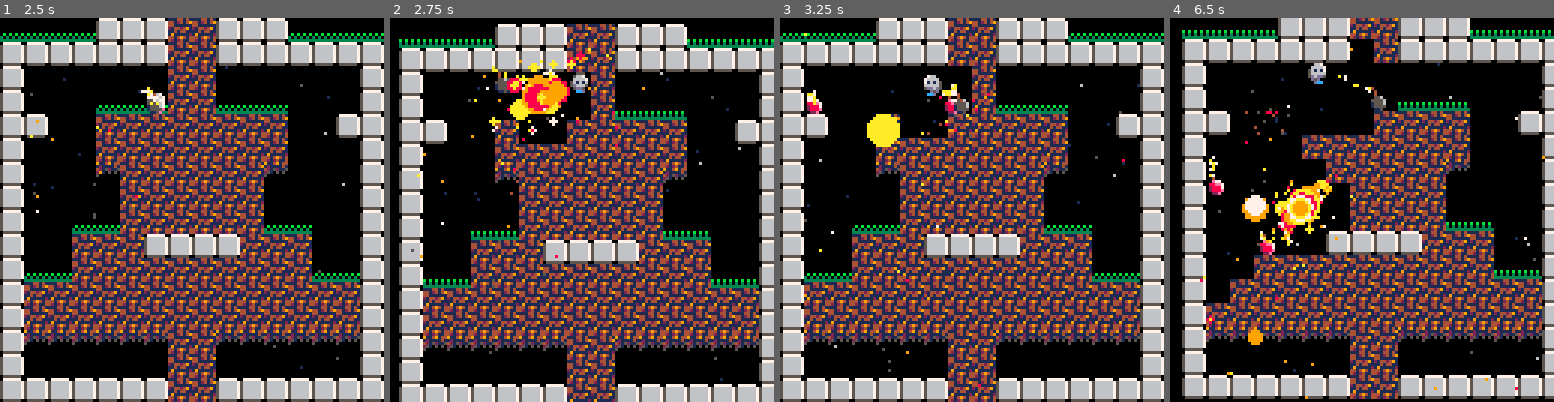
Above: before the commit, frames 1-4 (left to right).
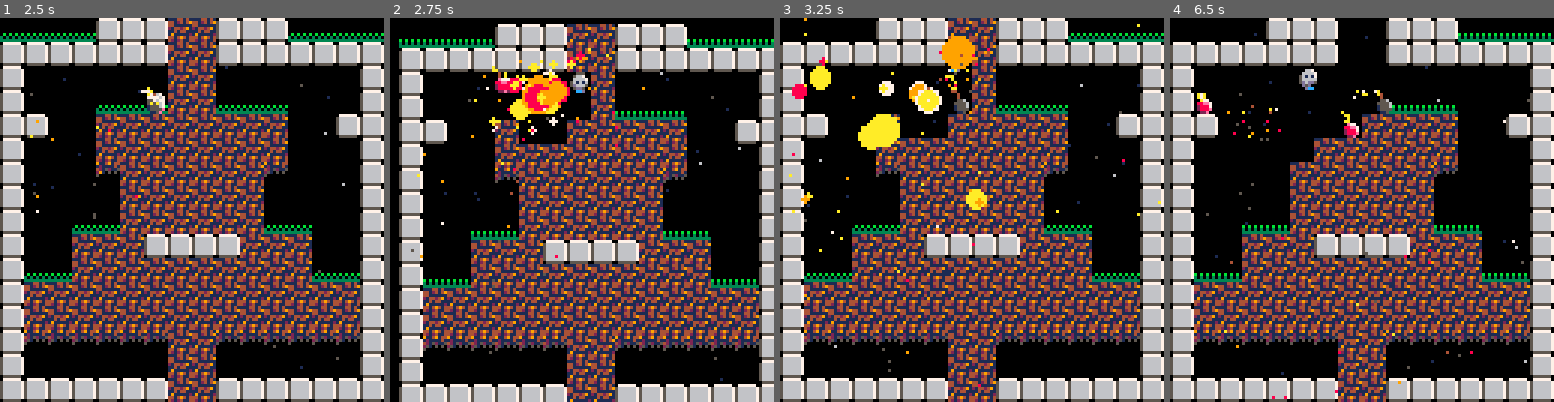
Above: after the commit, the same moments.

Repository: lkingsford/pico8-projects
Game: PICO-8 cartridge plat1.p8
Same seed, same stepped clock (60 frames per second), same inputs: the game is played once before the commit and once after it.
Inputs:
- Up to frame 1 (2.5 s): tap X (X key) at 0.33, 1.07, 1.85 s; tap O (Z key) at 0.7, 1.7, 2.1 s; hold Right 1.6-2.1 s; hold Up 2.15-2.42 s; hold Right from 2.47 s (still down)
- Up to frame 2 (2.75 s): keep holding Right; tap O (Z key) at 2.5 s
- Up to frame 3 (3.25 s): tap O (Z key) at 2.9 s; tap X (X key) at 2.97 s; release Right at 3.03 s; hold Left from 3.08 s (still down)
- Up to frame 4 (6.5 s): tap O (Z key) every 0.4 s from 3.3 to 6.1 s; release Left at 3.58 s; hold Down 3.63-3.97 s; hold Right 4.02-4.68 s; tap X (X key) at 4.08, 5.2, 6.32 s; hold Up 4.73-5.03 s; hold Left 5.08-5.68 s; hold Down 5.73-6.03 s; hold Right from 6.08 s (still down)

Frame 1 is identical in both runs. In frame 2, 0.1% of the frame differs, in the area x 27-32%, y 15-20%; in frame 3, 3.2%; in frame 4, 52%, in the area x 0-100%, y 0-100%.

Commit message:
Blow up tiny bit after bomb in front

Diff:
--- a/plat1.p8
+++ b/plat1.p8
@@ -16,6 +16,10 @@
 end
 
 function draw_back()
+	if flash then
+		rectfill(0,0,127,127,1)
+		flash = false
+	end
 	for p in all(back_part) do
 		pset(p.x, p.y, p.c)
 	end
@@ -247,6 +251,7 @@
 	b.t_per_wick = b.t/#b.wick
 	b.t_next_wick = b.t_per_wick
 	b.r = 2.5
+	b.exploded = exploded
 	add(actors, b)
 end
 
@@ -262,7 +267,6 @@
 		del(b.wick, b.wick[1])
 	end
 	if b.t <= 0 then
-		del(actors, b)
 		explode(b)
 	end
 end
@@ -277,7 +281,13 @@
 	end
 end
 
+function exploded(b)
+	-- Make bomb explode just a frame after the one next to it doees
+	b.t = 3
+end
+
 function explode(b)
+	del(actors, b)
 	local x = b.x / 8
 	local y = b.y / 8
 	for ix = x - b.r, x + b.r do
@@ -300,7 +310,9 @@
 			local v = 10
 			a.dx += cos(btheta) * v
 			a.dy += sin(btheta) * v
-			printh(a.x-b.x.. ' '.. a.y-b.y.. '   '..btheta ..' '..a.dx..' '..a.dy)
+			if a.exploded then
+				a.exploded(a)
+			end
 		end
 	end end
 
@@ -340,6 +352,7 @@
 		p.gravity = true
 		add(fore_parts, p)
 	end
+	flash = true
 	add_screen_shake(4, 1)
 end
 
@@ -454,7 +467,6 @@
 		local src = 0x2000+iy*128+map_x
 		local dest = 0x2000+iy*128
 		memcpy(dest, src, 16)
-		printh(src ..' -> '..dest..' mapx '..map_x..' iy '..iy)
 	end
 	-- Player starting locations
 	for iy = 0, 15 do for ix = 0, 15 do
